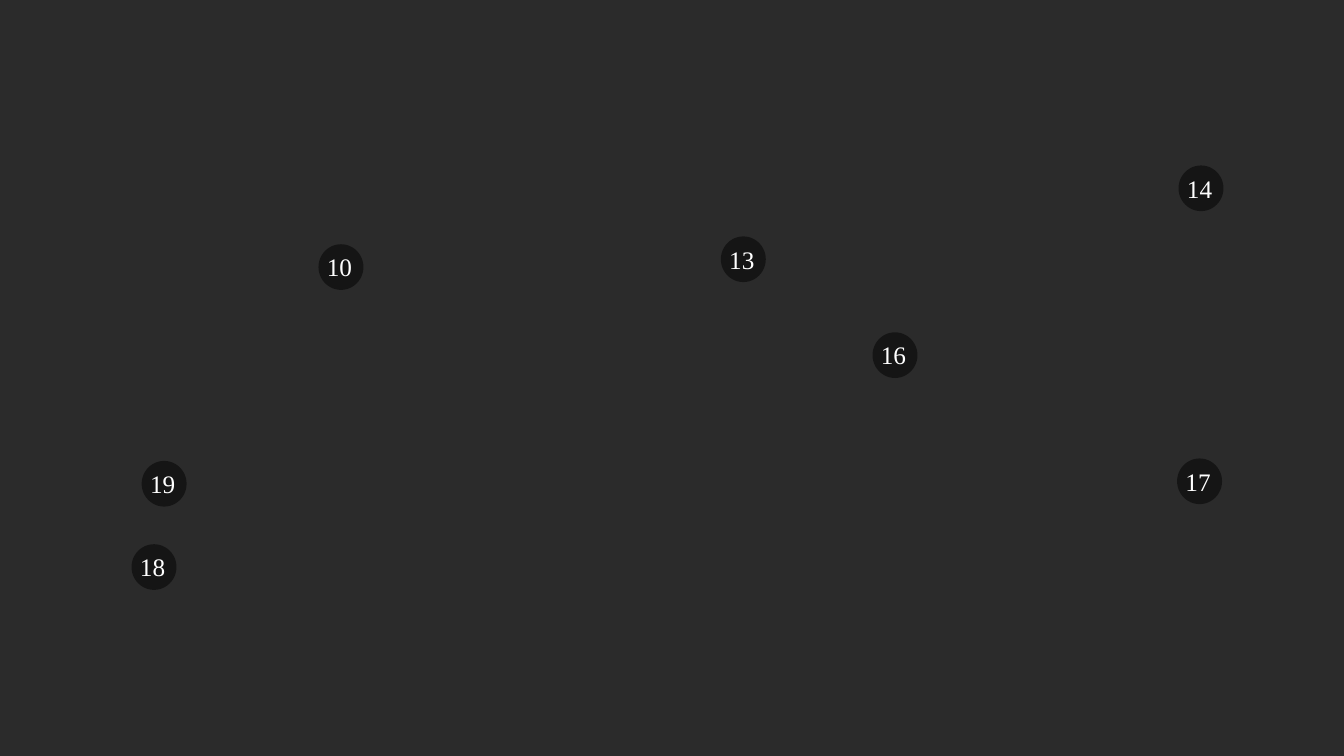
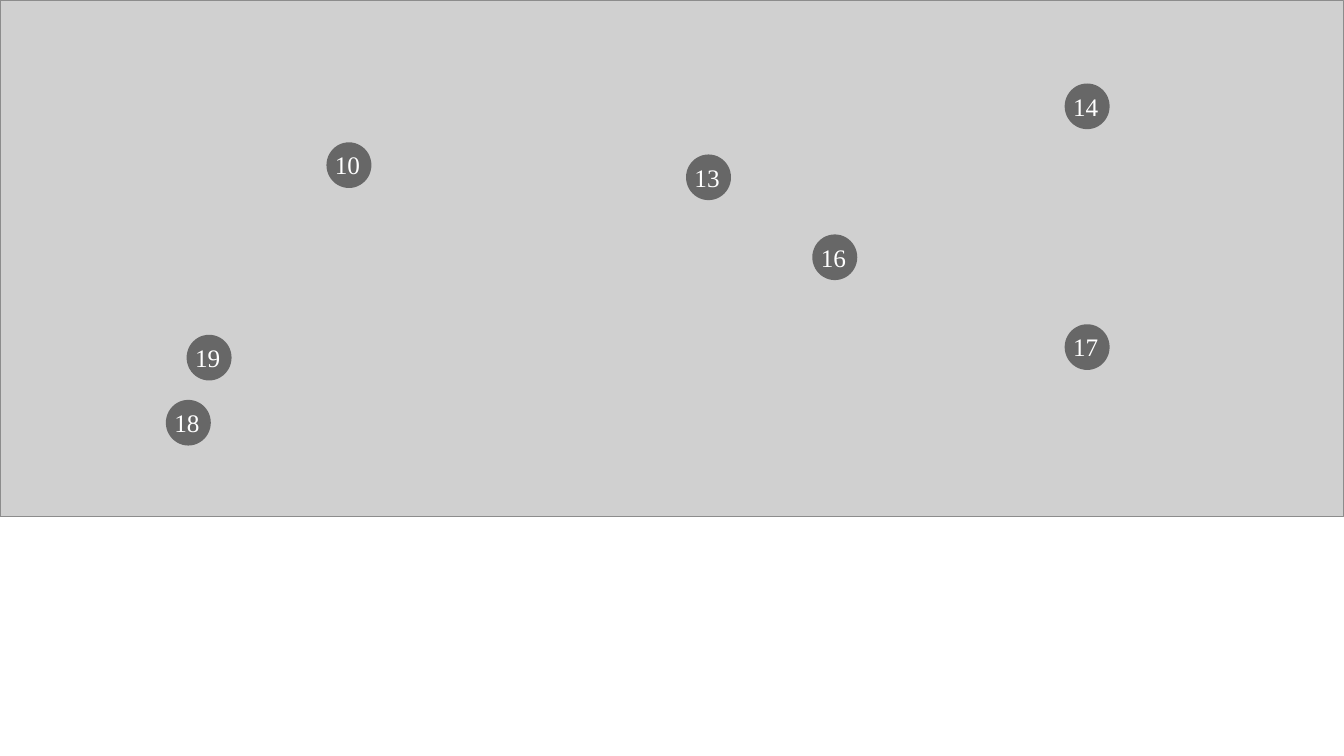
Before and after one commit to TGCC-PCO/GSHII_Objectif_MAT, a slide deck: slide 1 of images/Num_Ouvrages.pptx. Drawn at 1344x756 pixels with LibreOffice and Linux fonts; fonts in the diff are those of the drawing; grey boxes stand for pictures; background and template pictures are left out; a plain dark background stands for a picture behind light text. Boxes give left, top, right and bottom in pixels: in the first picture for what was removed or moved away, otherwise in the second. Text is boxed around its words. In the diff, an @@ line names an element or a change of style, - is before the commit and + after.

```diff
--- a/images/Num_Ouvrages.pptx
+++ b/images/Num_Ouvrages.pptx
@@ background picture (left out) to #FFFFFF @@
@@ picture added at box(0, 0, 1344, 516) @@
@@ text "14": place and size @@
-text "14" at box(1187, 181, 1212, 198)
+text "14" at box(1073, 99, 1098, 116)
@@ ellipse: place and size @@
-ellipse at box(1179, 165, 1224, 211)
+ellipse at box(1065, 84, 1110, 129)
@@ text "10": place and size @@
-text "10" at box(327, 259, 352, 277)
+text "10" at box(335, 157, 360, 174)
@@ ellipse: place and size @@
-ellipse at box(319, 244, 364, 289)
+ellipse at box(327, 142, 372, 188)
@@ text "13": place and size @@
-text "13" at box(729, 252, 754, 270)
+text "13" at box(694, 170, 719, 187)
@@ ellipse: place and size @@
-ellipse at box(131, 544, 176, 590)
+ellipse at box(687, 154, 732, 200)
@@ text "16": place and size @@
-text "16" at box(881, 347, 906, 365)
+text "16" at box(821, 250, 846, 267)
@@ ellipse: place and size @@
-ellipse at box(721, 237, 766, 282)
+ellipse at box(813, 235, 858, 280)
@@ text "17": place and size @@
-text "17" at box(1185, 474, 1210, 491)
+text "17" at box(1073, 339, 1098, 356)
@@ ellipse: place and size @@
-ellipse at box(873, 333, 919, 378)
+ellipse at box(1065, 325, 1110, 370)
@@ text "19": place and size @@
-text "19" at box(150, 476, 175, 494)
+text "19" at box(195, 350, 220, 367)
@@ ellipse: place and size @@
-ellipse at box(1178, 459, 1223, 504)
+ellipse at box(187, 335, 232, 380)
@@ text "18": place and size @@
-text "18" at box(140, 559, 165, 577)
+text "18" at box(174, 415, 199, 432)
@@ ellipse: place and size @@
-ellipse at box(142, 461, 188, 506)
+ellipse at box(166, 400, 212, 446)
```
Also in this commit, not shown: 3 other files.
